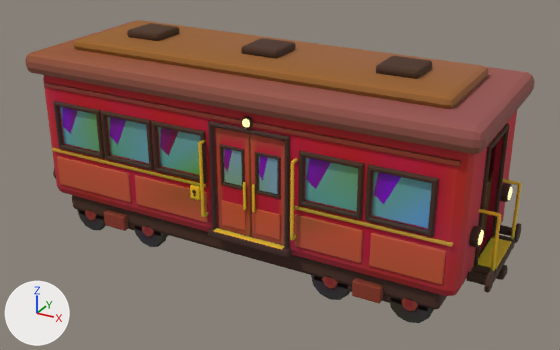
Two versions of the glTF model ArtSource/Exports/RegionalWagon_Blockout.glb, one commit apart.
Rendered twice from a camera (50 mm lens) standing at (5.8, -8.89, 5.76) and looking at (0.24, 1.23, 0.7). The lights are fixed; the arrows at lower left show +X, +Y and +Z. The picture after the commit comes second. Where no turn or scale is listed for an object, it has been applied to the vertices. Vertices at exactly the same position are counted once.

In view in the first picture: 'Body', 'DoorFrame', 'DoorLeaf_L', 'DoorLeaf_R', 'DoorSill', 'Ends', 'GrabRails', 'Livery', 'Roof', 'Underframe', 'Windows' and 3 more.
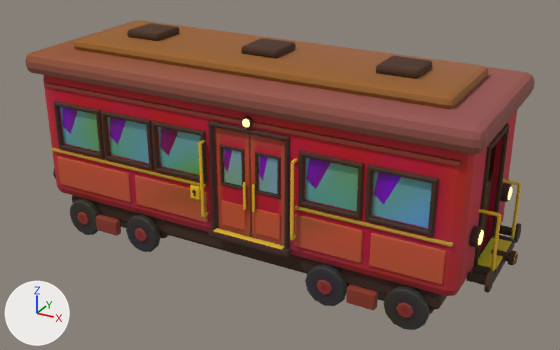
Edits to the bpy script that builds the scene:
```text
Change me_underframe:
    used by ob_underframe; location = (0.0, 0.0, 0.0)
    remove me_underframe.from_pydata(...)  # 1704 vertices, 3316 faces; spans x -3.35..3.35, y 0.02..2.58, z -0.62..0.04
    add me_underframe.from_pydata(...)  # 1704 vertices, 3316 faces; spans x -3.35..3.35, y -0.18..2.78, z -0.62..0.04
    me_underframe part 1: the loose piece of 98 vertices spanning x -3.25..-2.59, y 0.14..0.26, z -0.62..0.04 is moved by (0.0, -0.19, 0.0)
    me_underframe part 2: the loose piece of 98 vertices spanning x -2.01..-1.35, y 0.14..0.26, z -0.62..0.04 is moved by (0.0, -0.19, 0.0)
    me_underframe part 3: the loose piece of 98 vertices spanning x 1.35..2.01, y 0.14..0.26, z -0.62..0.04 is moved by (0.0, -0.19, 0.0)
    me_underframe part 4: the loose piece of 98 vertices spanning x 2.59..3.25, y 0.14..0.26, z -0.62..0.04 is moved by (0.0, -0.19, 0.0)
    me_underframe part 5: the loose piece of 66 vertices spanning x -3.05..-2.79, y 0.12..0.28, z -0.42..-0.16 is moved by (0.0, -0.19, 0.0)
    me_underframe part 6: the loose piece of 66 vertices spanning x -1.81..-1.55, y 0.12..0.28, z -0.42..-0.16 is moved by (0.0, -0.19, 0.0)
    me_underframe part 7: the loose piece of 56 vertices spanning x -2.52..-2.08, y 0.02..0.14, z -0.36..-0.1 is moved by (0.0, -0.2, 0.0)
    me_underframe part 8: the loose piece of 66 vertices spanning x 1.55..1.81, y 0.12..0.28, z -0.42..-0.16 is moved by (0.0, -0.19, 0.0)
    me_underframe part 9: the loose piece of 66 vertices spanning x 2.79..3.05, y 0.12..0.28, z -0.42..-0.16 is moved by (0.0, -0.19, 0.0)
    me_underframe part 10: the loose piece of 56 vertices spanning x 2.08..2.52, y 0.02..0.14, z -0.36..-0.1 is moved by (0.0, -0.2, 0.0)
    other edits to the shape of me_underframe do not show in these pictures
Add me_coupler_front:
    me_coupler_front.from_pydata(...)  # 328 vertices, 640 faces; spans x -0.36..0.0, y -0.103..0.103, z -0.108..0.108
    # faces by material slot: [480, 160]
    me_coupler_front.materials.append(mat_m_train_trim)
    me_coupler_front.materials.append(mat_m_train_interact)
Add ob_coupler_front:
    ob_coupler_front = bpy.data.objects.new('Coupler_Front', me_coupler_front)
    ob_coupler_front.location = (4.08, 1.3, 0.17)
```

Boxes (x1, y1, x2, y2) around the edits, measured in the pictures (560 x 350 px; the box of a moved part takes in the faces that stretch with it):
'Underframe', reshaped
    before: (72, 195, 447, 323)
    after: (70, 195, 447, 330)
'Coupler_Front', added
    after: (491, 249, 518, 265)
    faces in mat_m_train_trim: (491, 249, 518, 265)
part 1 of me_underframe, moved or reshaped
    before: (77, 210, 106, 230)
    after: (70, 199, 100, 235)
part 2 of me_underframe, moved or reshaped
    before: (134, 226, 166, 247)
    after: (126, 215, 160, 252)
part 3 of me_underframe, moved or reshaped
    before: (311, 275, 350, 300)
    after: (305, 265, 347, 306)
part 4 of me_underframe, moved or reshaped
    before: (390, 297, 433, 323)
    after: (384, 286, 430, 330)
part 5 of me_underframe, moved or reshaped
    before: (85, 209, 96, 221)
    after: (78, 212, 89, 225)
part 6 of me_underframe, moved or reshaped
    before: (142, 226, 154, 237)
    after: (135, 228, 147, 242)
part 7 of me_underframe, moved or reshaped
    before: (104, 210, 129, 231)
    after: (96, 215, 121, 236)
part 8 of me_underframe, moved or reshaped
    before: (322, 276, 338, 289)
    after: (317, 280, 332, 295)
part 9 of me_underframe, moved or reshaped
    before: (401, 298, 418, 311)
    after: (396, 302, 414, 318)
part 10 of me_underframe, moved or reshaped
    before: (352, 278, 383, 303)
    after: (346, 284, 378, 310)
